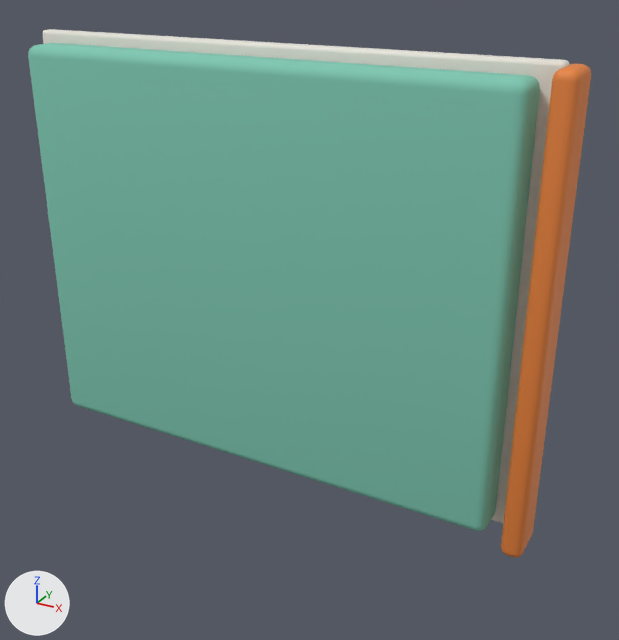
The OBJ model sim/agribot_description/meshes/cutter/visual/cutter_door.obj: old version first, new version second.
Both versions are drawn from a camera (50 mm lens) standing at (0.0297, -0.1348, 0.0573) and looking at (-0.0389, -0.01, -0.0051). The lights are fixed; the arrows at lower left show +X, +Y and +Z. The older version comes first. Where no turn or scale is listed for an object, it has been applied to the vertices.

Names of what the first picture shows: 'door', 'foam_pad', 'soft_lip'.
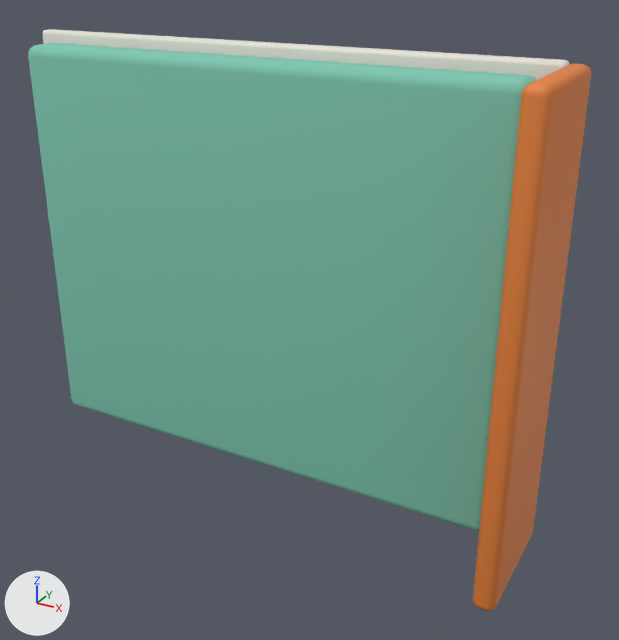
Where the change shows, as pixel boxes (x1, y1, x2, y2) in the pictures (619 x 640 px):
'soft_lip', reshaped (31% wider, 11% taller)
    before: (501, 64, 591, 557)
    after: (473, 64, 591, 611)

Edits to the bpy script that builds the scene:
```text
Change me_soft_lip:
    used by ob_soft_lip; location = (0.0, 0.0, 0.0)
    remove me_soft_lip.from_pydata(...)  # 152 vertices, 300 faces; spans x 0.0..0.004, y -0.012..-0.003, z -0.0415..0.0415
    add me_soft_lip.from_pydata(...)  # 152 vertices, 300 faces; spans x 0.0..0.004, y -0.027..-0.003, z -0.0415..0.0415
    me_soft_lip part 1: all 76 vertices in x 0.0..0.004, y -0.012..-0.0105, z -0.0415..0.0415 are moved by (0.0, -0.015, 0.0)
```
